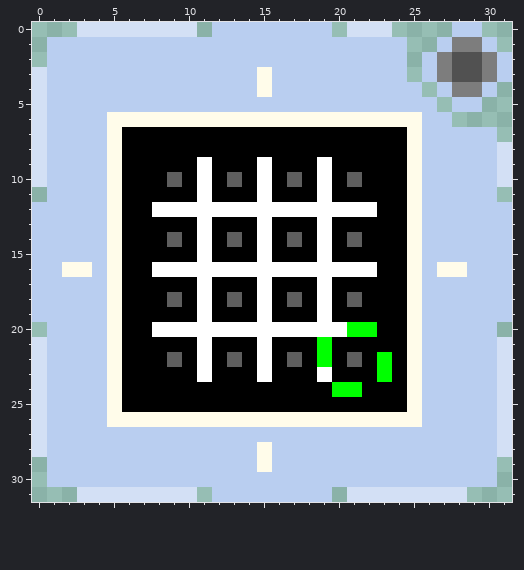
Pixel-art sprite: Icons/Conditional Maze.png. Above, as it was before the edit.
The file is 32x32 pixels. Colours within 5 levels of each other are drawn and written as one.
New version:
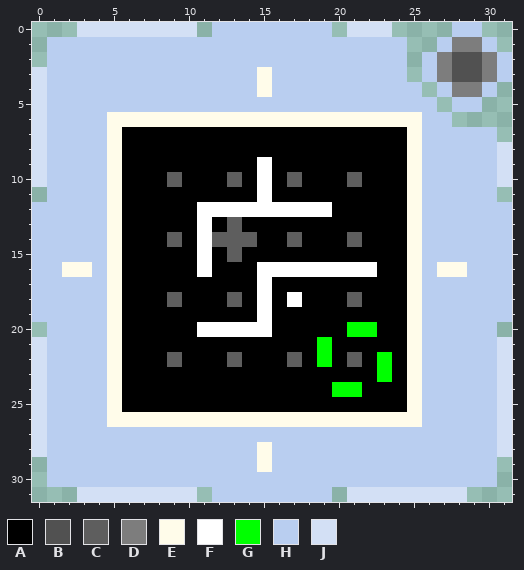
Palette (. is transparent): A #000000  B #515151  C #5e5e5e  D #7d7d7d  E #fffcea  F #ffffff  G #00ff00  H #b9cef0  J #d3e0f5
Edits made:
@@ x 6..24 @@
  8 AAAAAAAAAAAAAAAAAAA
- 9 AAAAAFAAAFAAAFAAAAA
-10 AAACAFACAFACAFACAAA
-11 AAAAAFAAAFAAAFAAAAA
-12 AAFFFFFFFFFFFFFFFAA
-13 AAAAAFAAAFAAAFAAAAA
-14 AAACAFACAFACAFACAAA
-15 AAAAAFAAAFAAAFAAAAA
-16 AAFFFFFFFFFFFFFFFAA
-17 AAAAAFAAAFAAAFAAAAA
-18 AAACAFACAFACAFACAAA
-19 AAAAAFAAAFAAAFAAAAA
-20 AAFFFFFFFFFFFFFGGAA
-21 AAAAAFAAAFAAAGAAAAA
-22 AAACAFACAFACAGACAGA
-23 AAAAAFAAAFAAAFAAAGA
+ 9 AAAAAAAAAFAAAAAAAAA
+10 AAACAAACAFACAAACAAA
+11 AAAAAAAAAFAAAAAAAAA
+12 AAAAAFFFFFFFFFAAAAA
+13 AAAAAFACAAAAAAAAAAA
+14 AAACAFCCCAACAAACAAA
+15 AAAAAFACAAAAAAAAAAA
+16 AAAAAFAAAFFFFFFFFAA
+17 AAAAAAAAAFAAAAAAAAA
+18 AAACAAACAFAFAAACAAA
+19 AAAAAAAAAFAAAAAAAAA
+20 AAAAAFFFFFAAAAAGGAA
+21 AAAAAAAAAAAAAGAAAAA
+22 AAACAAACAAACAGACAGA
+23 AAAAAAAAAAAAAAAAAGA
 24 AAAAAAAAAAAAAAGGAAA
